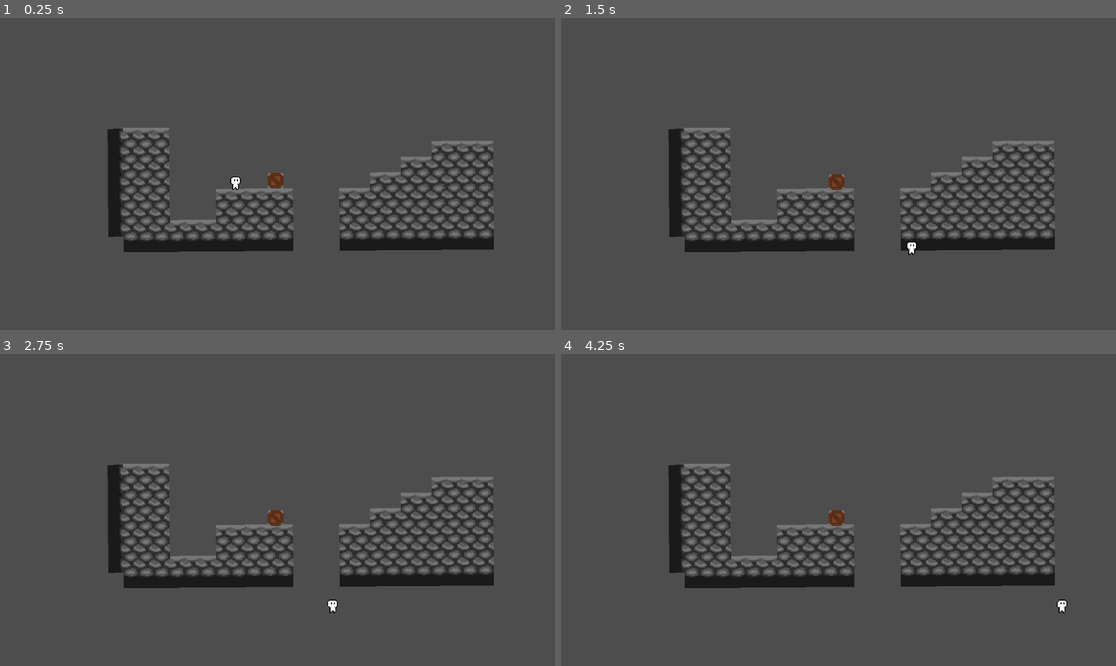
Above: before the commit, frames 1-4 (two rows, left to right).
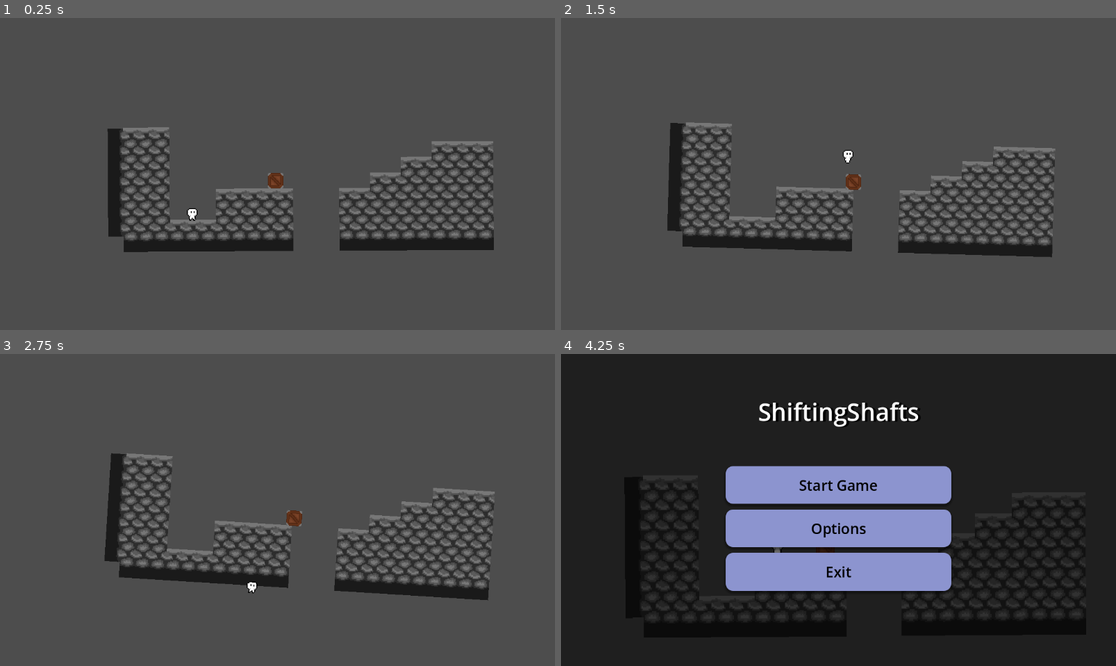
Above: after the commit, the same moments.

Repository: SamaraHacker/GamJam4-2025
Game: Godot game, scene res://Scenes/level_1.tscn
Same seed, same stepped clock (60 frames per second), same inputs: the game is played once before the commit and once after it.
Inputs (mouse positions are in pixels of both pictures, inside the frame that each line leads up to):
- Up to frame 1 (0.25 s): no input
- Up to frame 2 (1.5 s): tap Enter (ui_accept) at 0.5, 1.35 s; move the mouse to (960, 158) at 0.52 s; hold Enter (ui_accept) 0.53-1.28 s; hold Right (ui_right) from 0.53 s (still down); click (960, 158) at 0.67 s; move the mouse to (727, 189) at 1.27 s; click (727, 189) at 1.42 s
- Up to frame 3 (2.75 s): tap Enter (ui_accept) at 1.52, 1.82 s; move the mouse to (333, 441) at 2.02 s; release Right (ui_right) at 2.03 s; hold Left (ui_left) from 2.03 s (still down); hold Enter (ui_accept) from 2.03 s (still down); click (333, 441) at 2.17 s
- Up to frame 4 (4.25 s): move the mouse to (810, 572) at 2.77 s; release Left (ui_left) at 2.78 s; release Enter (ui_accept) at 2.78 s; hold Right (ui_right) from 2.78 s (still down); tap Enter (ui_accept) at 2.85, 3.02, 3.32 s; click (810, 572) at 2.92 s; move the mouse to (1005, 556) at 3.52 s; hold Enter (ui_accept) from 3.53 s (still down); click (1005, 556) at 3.67 s; tap Escape (ui_cancel) at 4.15 s

The runs differ from the first frame. In frame 1, 0.6% of the frame differs, in the area x 19-89%, y 34-76%; in frame 2, 9.4%; in frame 3, 10%; in frame 4, 96%, in the area x 0-100%, y 0-100%.

Commit message:
I am tired

Diff:
--- /dev/null
+++ b/shiftingshafts/Scenes/Menu/input_button.tscn
@@ -0,0 +1,48 @@
+[gd_scene load_steps=3 format=3 uid="uid://cpdh0xr4ly4es"]
+
+[sub_resource type="StyleBoxFlat" id="StyleBoxFlat_mua3e"]
+bg_color = Color(1, 1, 1, 0.537255)
+
+[sub_resource type="StyleBoxFlat" id="StyleBoxFlat_gnx7n"]
+bg_color = Color(0, 0, 0, 0.411765)
+
+[node name="InputButton" type="Button"]
+custom_minimum_size = Vector2(800, 30)
+size_flags_horizontal = 4
+size_flags_vertical = 2
+focus_mode = 0
+theme_override_styles/hover = SubResource("StyleBoxFlat_mua3e")
+theme_override_styles/pressed = SubResource("StyleBoxFlat_mua3e")
+theme_override_styles/normal = SubResource("StyleBoxFlat_gnx7n")
+
+[node name="MarginContainer" type="MarginContainer" parent="."]
+layout_mode = 1
+anchors_preset = 15
+anchor_right = 1.0
+anchor_bottom = 1.0
+grow_horizontal = 2
+grow_vertical = 2
+theme_override_constants/margin_left = 4
+theme_override_constants/margin_top = 3
+theme_override_constants/margin_right = 4
+theme_override_constants/margin_bottom = 2
+
+[node name="HBoxContainer" type="HBoxContainer" parent="MarginContainer"]
+layout_mode = 2
+
+[node name="LabelAction" type="Label" parent="MarginContainer/HBoxContainer"]
+layout_mode = 2
+mouse_filter = 1
+theme_override_font_sizes/font_size = 18
+text = "Action Name"
+vertical_alignment = 1
+
+[node name="Control" type="Control" parent="MarginContainer/HBoxContainer"]
+layout_mode = 2
+size_flags_horizontal = 3
+mouse_filter = 1
+
+[node name="LabelInput" type="Label" parent="MarginContainer/HBoxContainer"]
+layout_mode = 2
+text = "Input Key"
+vertical_alignment = 1
--- /dev/null
+++ b/shiftingshafts/Scenes/Menu/input_settings.gd
@@ -0,0 +1,73 @@
+extends Control
+
+@onready var input_button_scene = preload("res://Scenes/Menu/input_button.tscn")
+@onready var action_list = $MarginContainer/ActionList
+
+var is_remapping = false
+var action_to_remap = null
+var remapping_button = null
+
+var input_actions = {
+	"ui_accept": "Move up",
+	"ui_left": "Move left",
+	"ui_right": "Move right",
+	"ui_cancel": "Escape"
+}
+
+func _ready():
+	_create_action_list()
+
+func _create_action_list():
+	InputMap.load_from_project_settings()
+	for item in action_list.get_children():
+		item.queue_free()
+
+	for action in input_actions:
+		var button = input_button_scene.instantiate()
+		var action_label = button.find_child("LabelAction")
+		var input_label = button.find_child("LabelInput")
+
+		action_label.text = input_actions[action]
+
+		#var events = input_actions[action].action_get_events(action)
+		var events = InputMap.action_get_events(action)
+		if events.size() > 0:
+			input_label.text = events[0].as_text().trim_suffix(" (Physical)")
+		else:
+			input_label.text = ""
+
+		action_list.add_child(button)
+		button.pressed.connect(_on_input_button_pressed.bind(button, action))
+
+func _on_input_button_pressed(button, action):
+	if !is_remapping:
+		is_remapping = true
+		action_to_remap = action
+		remapping_button = button
+		button.find_child("LabelInput").text = "Press key to bind ..."
+
+func _input(event):
+	if is_remapping:
+		if (
+			event is InputEventKey ||
+			(event is InputEventMouseButton && event.pressed)
+		):
+
+			if event is InputEventMouseButton && event.double_click:
+				event.double_click = false
+			InputMap.action_erase_events(action_to_remap)
+			InputMap.action_add_event(action_to_remap, event)
+			_update_action_list(remapping_button, event)
+
+			is_remapping = false
+			action_to_remap = null
+			remapping_button = null
+
+			accept_event()
+
+func _update_action_list(button, event):
+	button.find_child("LabelInput").text = event.as_text().trim_suffix(" (Physical)")
+
+
+func _on_button_pressed() -> void:
+	_create_action_list()
--- a/shiftingshafts/Scenes/Menu/main_menu.tscn
+++ b/shiftingshafts/Scenes/Menu/main_menu.tscn
@@ -1,10 +1,10 @@
 [gd_scene load_steps=8 format=3 uid="uid://bbo6ksftbhiin"]
 
-[ext_resource type="Script" path="res://Scripts/main_menu.gd" id="1_s4uss"]
-[ext_resource type="Texture2D" uid="uid://cjfjp5jnb0gmk" path="res://Sprites/gameImage.png" id="2_qa8x0"]
+[ext_resource type="Script" path="res://Scripts/Menu/main_menu.gd" id="1_s4uss"]
+[ext_resource type="Texture2D" uid="uid://dle34ux3oe072" path="res://Sprites/MenuBackground.png" id="2_mlw6b"]
 
 [sub_resource type="StyleBoxTexture" id="StyleBoxTexture_ykhj4"]
-texture = ExtResource("2_qa8x0")
+texture = ExtResource("2_mlw6b")
 modulate_color = Color(0.412152, 0.412152, 0.412152, 1)
 
 [sub_resource type="StyleBoxEmpty" id="StyleBoxEmpty_jon35"]
--- a/shiftingshafts/Scenes/Menu/options_menu.tscn
+++ b/shiftingshafts/Scenes/Menu/options_menu.tscn
@@ -1,6 +1,6 @@
 [gd_scene load_steps=3 format=3 uid="uid://7nv326mgqjif"]
 
-[ext_resource type="Script" path="res://Scripts/options_menu.gd" id="1_sn4na"]
+[ext_resource type="Script" path="res://Scripts/Menu/options_menu.gd" id="1_sn4na"]
 [ext_resource type="PackedScene" uid="uid://b60jo7ysqxcal" path="res://Scenes/Menu/settings_tab_container.tscn" id="2_k0aen"]
 
 [node name="OptionsMenu" type="Control"]
--- /dev/null
+++ b/shiftingshafts/Scenes/Menu/settings_tab_container.gdshader
@@ -0,0 +1,25 @@
+shader_type canvas_item;
+
+uniform vec4 OLDCOLORMAIN : source_color;
+uniform vec4 OLDCOLORSECONDARY : source_color;
+
+uniform vec4 NEWCOLORMAIN : source_color;
+uniform vec4 NEWCOLORSECONDARY : source_color;
+
+
+void fragment() {
+    vec4 curr_color = texture(TEXTURE, UV);
+
+    // Use a threshold to compare the colors more reliably (to avoid precision issues)
+    float threshold = 0.01;  // Adjust as needed to allow for slight differences
+
+    if (distance(curr_color, OLDCOLORMAIN) < threshold) {
+        COLOR = NEWCOLORMAIN;
+    }
+    else if (distance(curr_color, OLDCOLORSECONDARY) < threshold){
+        COLOR = NEWCOLORSECONDARY;
+    }
+    else {
+        COLOR = curr_color;
+    }
+}
--- a/shiftingshafts/Scenes/Menu/settings_tab_container.tscn
+++ b/shiftingshafts/Scenes/Menu/settings_tab_container.tscn
@@ -1,6 +1,11 @@
-[gd_scene load_steps=3 format=3 uid="uid://b60jo7ysqxcal"]
+[gd_scene load_steps=12 format=3 uid="uid://b60jo7ysqxcal"]
 
 [ext_resource type="PackedScene" uid="uid://dqudh3t042pfl" path="res://Scenes/Menu/volume_slider.tscn" id="1_7stbu"]
+[ext_resource type="Shader" path="res://Scenes/Menu/settings_tab_container.gdshader" id="2_h3uow"]
+[ext_resource type="Script" path="res://Scenes/Menu/input_settings.gd" id="2_pvqxg"]
+[ext_resource type="Texture2D" uid="uid://c23pw2w0exaqa" path="res://Sprites/IdleAnimation.png" id="2_xjkk4"]
+[ext_resource type="PackedScene" uid="uid://cpdh0xr4ly4es" path="res://Scenes/Menu/input_button.tscn" id="3_g1wm3"]
+[ext_resource type="Script" path="res://Scripts/Menu/AnimatedScriptColorPicker.gd" id="4_1some"]
 
 [sub_resource type="StyleBoxFlat" id="StyleBoxFlat_on81i"]
 bg_color = Color(0.624999, 0.528839, 0.891467, 1)
@@ -10,6 +15,35 @@
 corner_radius_bottom_left = 15
 shadow_size = 5
 
+[sub_resource type="ShaderMaterial" id="ShaderMaterial_xmu4h"]
+shader = ExtResource("2_h3uow")
+shader_parameter/OLDCOLORMAIN = Color(1, 1, 1, 1)
+shader_parameter/OLDCOLORSECONDARY = Color(0.74902, 0.74902, 0.74902, 1)
+shader_parameter/NEWCOLORMAIN = Color(1, 1, 1, 1)
+shader_parameter/NEWCOLORSECONDARY = Color(0.74902, 0.74902, 0.74902, 1)
+
+[sub_resource type="AtlasTexture" id="AtlasTexture_bfsbu"]
+atlas = ExtResource("2_xjkk4")
+region = Rect2(0, 0, 16, 16)
+
+[sub_resource type="AtlasTexture" id="AtlasTexture_kskh2"]
+atlas = ExtResource("2_xjkk4")
+region = Rect2(16, 0, 16, 16)
+
+[sub_resource type="SpriteFrames" id="SpriteFrames_sq6rl"]
+animations = [{
+"frames": [{
+"duration": 1.0,
+"texture": SubResource("AtlasTexture_bfsbu")
+}, {
+"duration": 1.0,
+"texture": SubResource("AtlasTexture_kskh2")
+}],
+"loop": true,
+"name": &"default",
+"speed": 2.0
+}]
+
 [node name="Settings_Tab_container" type="Control"]
 layout_mode = 3
 anchors_preset = 15
@@ -31,9 +65,10 @@
 grow_horizontal = 2
 grow_vertical = 2
 tab_alignment = 1
-current_tab = 0
+current_tab = 1
 
 [node name="Sound" type="TabBar" parent="TabContainer"]
+visible = false
 layout_mode = 2
 metadata/_tab_index = 0
 
@@ -99,11 +134,65 @@
 bus_name = "sfx"
 
 [node name="Controls" type="TabBar" parent="TabContainer"]
+layout_mode = 2
+metadata/_tab_index = 1
+
+[node name="Control" type="Control" parent="TabContainer/Controls"]
+layout_mode = 1
+anchors_preset = 15
+anchor_right = 1.0
+anchor_bottom = 1.0
+grow_horizontal = 2
+grow_vertical = 2
+script = ExtResource("2_pvqxg")
+
+[node name="MarginContainer" type="MarginContainer" parent="TabContainer/Controls/Control"]
+layout_mode = 1
+anchors_preset = 15
+anchor_right = 1.0
+anchor_bottom = 1.0
+grow_horizontal = 2
+grow_vertical = 2
+theme_override_constants/margin_left = 24
+theme_override_constants/margin_top = 24
+theme_override_constants/margin_right = 24
+theme_override_constants/margin_bottom = 48
+
+[node name="ActionList" type="VBoxContainer" parent="TabContainer/Controls/Control/MarginContainer"]
+layout_mode = 2
+theme_override_constants/separation = -64
+alignment = 1
+
+[node name="InputButton" parent="TabContainer/Controls/Control/MarginContainer/ActionList" instance=ExtResource("3_g1wm3")]
+layout_mode = 2
+size_flags_vertical = 6
+
+[node name="InputButton2" parent="TabContainer/Controls/Control/MarginContainer/ActionList" instance=ExtResource("3_g1wm3")]
+layout_mode = 2
+size_flags_vertical = 6
+
+[node name="InputButton3" parent="TabContainer/Controls/Control/MarginContainer/ActionList" instance=ExtResource("3_g1wm3")]
+layout_mode = 2
+size_flags_vertical = 6
+
+[node name="InputButton4" parent="TabContainer/Controls/Control/MarginContainer/ActionList" instance=ExtResource("3_g1wm3")]
+layout_mode = 2
+size_flags_vertical = 6
+
+[node name="Button" type="Button" parent="TabContainer/Controls/Control/MarginContainer"]
+custom_minimum_size = Vector2(500, 24)
+layout_mode = 2
+size_flags_horizontal = 4
+size_flags_vertical = 8
+focus_mode = 0
+text = "Reset to Default"
+
+[node name="Character" type="TabBar" parent="TabContainer"]
 visible = false
 layout_mode = 2
-metadata/_tab_index = 1
-
-[node name="MarginContainer" type="MarginContainer" parent="TabContainer/Controls"]
+metadata/_tab_index = 2
+
+[node name="MarginContainer" type="MarginContainer" parent="TabContainer/Character"]
 layout_mode = 1
 anchors_preset = 15
 anchor_right = 1.0
@@ -115,29 +204,56 @@
 theme_override_constants/margin_right = 24
 theme_override_constants/margin_bottom = 24
 
-[node name="VBoxContainer" type="VBoxContainer" parent="TabContainer/Controls/MarginContainer"]
+[node name="VBoxContainer" type="VBoxContainer" parent="TabContainer/Character/MarginContainer"]
 layout_mode = 2
 theme_override_constants/separation = 64
 alignment = 1
 
-[node name="Character" type="TabBar" parent="TabContainer"]
-visible = false
-layout_mode = 2
-metadata/_tab_index = 2
-
-[node name="MarginContainer" type="MarginContainer" parent="TabContainer/Character"]
-layout_mode = 1
-anchors_preset = 15
-anchor_right = 1.0
-anchor_bottom = 1.0
-grow_horizontal = 2
-grow_vertical = 2
-theme_override_constants/margin_left = 24
-theme_override_constants/margin_top = 24
-theme_override_constants/margin_right = 24
-theme_override_constants/margin_bottom = 24
-
-[node name="VBoxContainer" type="VBoxContainer" parent="TabContainer/Character/MarginContainer"]
-layout_mode = 2
-theme_override_constants/separation = 64
-alignment = 1
+[node name="PanelContainer" type="PanelContainer" parent="TabContainer/Character/MarginContainer/VBoxContainer"]
+custom_minimum_size = Vector2(400, 400)
+layout_mode = 2
+size_flags_horizontal = 0
+size_flags_vertical = 4
+
+[node name="VBoxContainer" type="VBoxContainer" parent="TabContainer/Character/MarginContainer/VBoxContainer/PanelContainer"]
+custom_minimum_size = Vector2(375, 375)
+layout_mode = 2
+size_flags_horizontal = 4
+size_flags_vertical = 4
+
+[node name="MainColorLabel" type="Label" parent="TabContainer/Character/MarginContainer/VBoxContainer/PanelContainer/VBoxContainer"]
+layout_mode = 2
+text = "Main color"
+horizontal_alignment = 1
+vertical_alignment = 1
+
+[node name="MainColorPickerButton" type="ColorPickerButton" parent="TabContainer/Character/MarginContainer/VBoxContainer/PanelContainer/VBoxContainer"]
+custom_minimum_size = Vector2(300, 50)
+layout_mode = 2
+size_flags_horizontal = 4
+size_flags_vertical = 0
+color = Color(0.899258, 0.899258, 0.899258, 1)
+
+[node name="SecondaryColorLabel" type="Label" parent="TabContainer/Character/MarginContainer/VBoxContainer/PanelContainer/VBoxContainer"]
+layout_mode = 2
+text = "Secondary Color"
+horizontal_alignment = 1
+vertical_alignment = 1
+
+[node name="SecondaryColorPickerButton" type="ColorPickerButton" parent="TabContainer/Character/MarginContainer/VBoxContainer/PanelContainer/VBoxContainer"]
+custom_minimum_size = Vector2(300, 50)
+layout_mode = 2
+size_flags_horizontal = 4
+size_flags_vertical = 4
+color = Color(0.74902, 0.74902, 0.74902, 1)
+
+[node name="AnimatedSprite2D" type="AnimatedSprite2D" parent="TabContainer/Character/MarginContainer/VBoxContainer/PanelContainer/VBoxContainer"]
+material = SubResource("ShaderMaterial_xmu4h")
+position = Vector2(182, 275)
+scale = Vector2(10, 10)
+sprite_frames = SubResource("SpriteFrames_sq6rl")
+script = ExtResource("4_1some")
+
+[connection signal="pressed" from="TabContainer/Controls/Control/MarginContainer/Button" to="TabContainer/Controls/Control" method="_on_button_pressed"]
+[connection signal="color_changed" from="TabContainer/Character/MarginContainer/VBoxContainer/PanelContainer/VBoxContainer/MainColorPickerButton" to="TabContainer/Character/MarginContainer/VBoxContainer/PanelContainer/VBoxContainer/AnimatedSprite2D" method="_on_main_color_picker_color_changed"]
+[connection signal="color_changed" from="TabContainer/Character/MarginContainer/VBoxContainer/PanelContainer/VBoxContainer/SecondaryColorPickerButton" to="TabContainer/Character/MarginContainer/VBoxContainer/PanelContainer/VBoxContainer/AnimatedSprite2D" method="_on_color_picker_button_color_changed"]
--- a/shiftingshafts/Scenes/level_1.tscn
+++ b/shiftingshafts/Scenes/level_1.tscn
@@ -45,7 +45,7 @@
 position = Vector2(-2, -7)
 
 [node name="Player" parent="Camera2D/Map" instance=ExtResource("1_lp86p")]
-position = Vector2(-43, 9)
+position = Vector2(-88, 36)
 
 [node name="StaticBody2D" type="StaticBody2D" parent="Camera2D/Map"]
 
--- a/shiftingshafts/Scenes/music.tscn
+++ b/shiftingshafts/Scenes/music.tscn
@@ -1,7 +1,8 @@
-[gd_scene load_steps=2 format=3 uid="uid://bfbg844hembeo"]
+[gd_scene load_steps=2 format=3 uid="uid://bxd7kcacp76tv"]
 
 [ext_resource type="AudioStream" uid="uid://sp7d2cf5m3in" path="res://Sounds/GameMsc.wav" id="1_kfp44"]
 
 [node name="Music" type="AudioStreamPlayer2D"]
 stream = ExtResource("1_kfp44")
 autoplay = true
+bus = &"music"
--- /dev/null
+++ b/shiftingshafts/Scenes/player.gdshader
@@ -0,0 +1,24 @@
+shader_type canvas_item;
+
+uniform vec4 OLDCOLORMAIN : source_color;
+uniform vec4 OLDCOLORSECONDARY : source_color;
+
+uniform vec4 NEWCOLORMAIN : source_color;
+uniform vec4 NEWCOLORSECONDARY : source_color;
+
+void fragment() {
+	vec4 curr_color = texture(TEXTURE, UV);
+
+	// Compare with some tolerance for minor differences
+	float tolerance = 0.01;
+
+	if (distance(curr_color.rgb, OLDCOLORMAIN.rgb) < tolerance) {
+		COLOR = vec4(NEWCOLORMAIN.rgb, curr_color.a);
+	}
+	else if (distance(curr_color.rgb, OLDCOLORSECONDARY.rgb) < tolerance) {
+		COLOR = vec4(NEWCOLORSECONDARY.rgb, curr_color.a);
+	}
+	else {
+		COLOR = curr_color;
+	}
+}
--- a/shiftingshafts/Scenes/player.tscn
+++ b/shiftingshafts/Scenes/player.tscn
@@ -1,29 +1,105 @@
-[gd_scene load_steps=7 format=3 uid="uid://bn6a5og2sdpy4"]
+[gd_scene load_steps=12 format=3 uid="uid://bn6a5og2sdpy4"]
 
 [ext_resource type="Script" path="res://Scripts/player.gd" id="1_geluq"]
-[ext_resource type="Texture2D" uid="uid://c23pw2w0exaqa" path="res://Sprites/IdleAnimation.png" id="1_wrule"]
+[ext_resource type="Shader" path="res://Scenes/player.gdshader" id="2_5d8rr"]
+[ext_resource type="Texture2D" uid="uid://cevsyf6db7ker" path="res://Sprites/spriteSheetBlub.png" id="3_r2rtg"]
 
-[sub_resource type="AtlasTexture" id="AtlasTexture_bfsbu"]
-atlas = ExtResource("1_wrule")
-region = Rect2(0, 0, 16, 16)
+[sub_resource type="ShaderMaterial" id="ShaderMaterial_kqnyk"]
+shader = ExtResource("2_5d8rr")
+shader_parameter/OLDCOLORMAIN = Color(1, 1, 1, 1)
+shader_parameter/OLDCOLORSECONDARY = Color(0.74902, 0.74902, 0.74902, 1)
+shader_parameter/NEWCOLORMAIN = Color(1, 1, 1, 1)
+shader_parameter/NEWCOLORSECONDARY = Color(0.74902, 0.74902, 0.74902, 1)
 
-[sub_resource type="AtlasTexture" id="AtlasTexture_kskh2"]
-atlas = ExtResource("1_wrule")
-region = Rect2(16, 0, 16, 16)
+[sub_resource type="Animation" id="Animation_x43em"]
+resource_name = "Idle"
+length = 0.8
+loop_mode = 1
+tracks/0/type = "value"
+tracks/0/imported = false
+tracks/0/enabled = true
+tracks/0/path = NodePath("Sprite2D:frame")
+tracks/0/interp = 1
+tracks/0/loop_wrap = true
+tracks/0/keys = {
+"times": PackedFloat32Array(0, 0.2, 0.4, 0.6),
+"transitions": PackedFloat32Array(1, 1, 1, 1),
+"update": 1,
+"values": [0, 1, 2, 3]
+}
 
-[sub_resource type="SpriteFrames" id="SpriteFrames_lbkth"]
-animations = [{
-"frames": [{
-"duration": 1.0,
-"texture": SubResource("AtlasTexture_bfsbu")
-}, {
-"duration": 1.0,
-"texture": SubResource("AtlasTexture_kskh2")
-}],
-"loop": true,
-"name": &"default",
-"speed": 2.0
-}]
+[sub_resource type="Animation" id="Animation_u6h0u"]
+length = 0.001
+tracks/0/type = "value"
+tracks/0/imported = false
+tracks/0/enabled = true
+tracks/0/path = NodePath("Sprite2D:frame")
+tracks/0/interp = 1
+tracks/0/loop_wrap = true
+tracks/0/keys = {
+"times": PackedFloat32Array(0),
+"transitions": PackedFloat32Array(1),
+"update": 1,
+"values": [0]
+}
+
+[sub_resource type="Animation" id="Animation_hqkft"]
+resource_name = "Walk"
+length = 0.75
+loop_mode = 1
+tracks/0/type = "value"
+tracks/0/imported = false
+tracks/0/enabled = true
+tracks/0/path = NodePath("Sprite2D:frame")
+tracks/0/interp = 1
+tracks/0/loop_wrap = true
+tracks/0/keys = {
+"times": PackedFloat32Array(0, 0.166667, 0.333333, 0.5),
+"transitions": PackedFloat32Array(1, 1, 1, 1),
+"update": 1,
+"values": [4, 5, 6, 7]
+}
+
+[sub_resource type="Animation" id="Animation_bhote"]
+resource_name = "Push"
+length = 1.2
+loop_mode = 1
+tracks/0/type = "value"
+tracks/0/imported = false
+tracks/0/enabled = true
+tracks/0/path = NodePath("Sprite2D:frame")
+tracks/0/interp = 1
+tracks/0/loop_wrap = true
+tracks/0/keys = {
+"times": PackedFloat32Array(0, 0.3, 0.6, 0.9),
+"transitions": PackedFloat32Array(1, 1, 1, 1),
+"update": 1,
+"values": [16, 17, 18, 19]
+}
+
+[sub_resource type="Animation" id="Animation_xa3od"]
+resource_name = "Jump"
+tracks/0/type = "value"
+tracks/0/imported = false
+tracks/0/enabled = true
+tracks/0/path = NodePath("Sprite2D:frame")
+tracks/0/interp = 1
+tracks/0/loop_wrap = true
+tracks/0/keys = {
+"times": PackedFloat32Array(0, 0.1),
+"transitions": PackedFloat32Array(1, 1),
+"update": 1,
+"values": [12, 13]
+}
+
+[sub_resource type="AnimationLibrary" id="AnimationLibrary_ki0j6"]
+_data = {
+"Idle": SubResource("Animation_x43em"),
+"Jump": SubResource("Animation_xa3od"),
+"Push": SubResource("Animation_bhote"),
+"RESET": SubResource("Animation_u6h0u"),
+"Walk": SubResource("Animation_hqkft")
+}
 
 [sub_resource type="RectangleShape2D" id="RectangleShape2D_0hbjk"]
 size = Vector2(6, 12)
@@ -31,9 +107,17 @@
 [node name="Player" type="CharacterBody2D"]
 script = ExtResource("1_geluq")
 
-[node name="AnimatedSprite2D" type="AnimatedSprite2D" parent="."]
-sprite_frames = SubResource("SpriteFrames_lbkth")
-frame_progress = 0.138932
+[node name="Sprite2D" type="Sprite2D" parent="."]
+material = SubResource("ShaderMaterial_kqnyk")
+texture = ExtResource("3_r2rtg")
+hframes = 4
+vframes = 5
+
+[node name="AnimationPlayer" type="AnimationPlayer" parent="Sprite2D"]
+root_node = NodePath("../..")
+libraries = {
+"": SubResource("AnimationLibrary_ki0j6")
+}
 
 [node name="CollisionShape2D" type="CollisionShape2D" parent="." groups=["player"]]
 position = Vector2(-1, 2)
--- /dev/null
+++ b/shiftingshafts/Scripts/Global.gd
@@ -0,0 +1,4 @@
+extends Node
+
+var player_main_color : Color = Color(1, 1, 1)  # Default color (white)
+var player_secondary_color : Color = Color(0.8, 0.8, 0.8)
--- /dev/null
+++ b/shiftingshafts/Scripts/Menu/AnimatedScriptColorPicker.gd
@@ -0,0 +1,21 @@
+extends AnimatedSprite2D
+
+@onready var main_color_picker : ColorPickerButton = get_node_or_null("../MainColorPickerButton")
+@onready var secondary_color_picker : ColorPickerButton = get_node_or_null("../SecondaryColorPickerButton")
+
+func _ready():
+	main_color_picker.color = Global.player_main_color
+	secondary_color_picker.color = Global.player_secondary_color
+	(self.material as ShaderMaterial).set_shader_parameter("NEWCOLORMAIN", Global.player_main_color)
+	(self.material as ShaderMaterial).set_shader_parameter("NEWCOLORSECONDARY", Global.player_secondary_color)
+
+func _on_main_color_picker_color_changed(color: Color) -> void:
+	Global.player_main_color = color
+	if self.material is ShaderMaterial:
+		(self.material as ShaderMaterial).set_shader_parameter("NEWCOLORMAIN", Global.player_main_color)
+
+func _on_color_picker_button_color_changed(color: Color) -> void:
+	Global.player_secondary_color = color
+	if self.material is ShaderMaterial:
+		(self.material as ShaderMaterial).set_shader_parameter("NEWCOLORSECONDARY", Global.player_secondary_color)
+	print("worked")
--- a/shiftingshafts/Scripts/main_menu.gd
+++ b/shiftingshafts/Scripts/Menu/main_menu.gd
@@ -3,7 +3,7 @@
 
 
 func _on_start_pressed() -> void:
-	get_tree().change_scene_to_file("res://Scenes/Levels/level_1.tscn")
+	get_tree().change_scene_to_file("res://Scenes/level_1.tscn")
 	pass # Replace with function body.
 
 
--- a/shiftingshafts/Scripts/map.gd
+++ b/shiftingshafts/Scripts/map.gd
@@ -15,13 +15,10 @@
 	elif maxRotation < -30:
 		maxRotation = -30
 
-	if rotation_degrees > maxRotation:
-		rotation_degrees = maxRotation
-	elif rotation_degrees < maxRotation:
-		rotation_degrees = maxRotation
-	elif rotation_degrees < maxRotation and rotation_degrees > -maxRotation:
-		rotation_degrees += boxLocation*rotationScalar
+	#var currentRotation = rotation_degrees
+	#rotation_degrees = maxRotation
 
+	rotation_degrees = lerp_angle(rotation_degrees, maxRotation, 0.1)
 	#box.rotation_degrees = rotation_degrees
-	box.global_rotation = global_rotation
+	#box.global_rotation = global_rotation
 	box.global_rotation_degrees = global_rotation_degrees
--- a/shiftingshafts/Scripts/player.gd
+++ b/shiftingshafts/Scripts/player.gd
@@ -10,9 +10,34 @@
 var canJump = false
 var jumpTicks = 0
 var jumpPressed = false
+var pushing = false
+
+var pushTime = 0
 
 var collisionBox = CollisionShape2D.new()
 
+@onready var sprite_2d: Sprite2D = $Sprite2D
+
+func _input(event):
+	if event.is_action_pressed("ui_cancel"):  # This is for the Escape key
+		get_tree().change_scene_to_file("res://Scenes/Menu/main_menu.tscn")
+
+
+func _ready():
+	$Sprite2D/AnimationPlayer.play("Idle")
+
+	print("Player ready!")
+	update_player_colors()
+
+func update_player_colors():
+	print("Updating player colors!")
+	var shader_material := sprite_2d.material as ShaderMaterial
+	if shader_material:
+		print("Setting shader parameters!")
+		shader_material.set_shader_parameter("NEWCOLORMAIN", Global.player_main_color)
+		shader_material.set_shader_parameter("NEWCOLORSECONDARY", Global.player_secondary_color)
+	else:
+		print("ShaderMaterial not found on Sprite2D!")
 
 func _physics_process(delta: float) -> void:
 	# Add the gravity.
@@ -21,10 +46,16 @@
 
 	# Handle jump.
 	if Input.is_action_pressed("ui_accept") and canJump:
+		$Sprite2D/AnimationPlayer.play("Jump")
 		velocity.y = JUMP_VELOCITY
 		jumpTicks = 0
 
 	if is_on_floor():
+		if not(Input.is_action_pressed("ui_left") or Input.is_action_pressed("ui_right")):
+			$Sprite2D/AnimationPlayer.play("Idle")
+		elif (not pushing) and Time.get_ticks_msec() > pushTime:
+			$Sprite2D/AnimationPlayer.play("Walk")
+
 		canJump = true
 		jumpTicks = 5
 
@@ -32,6 +63,7 @@
 		canJump = false
 	jumpTicks-=1
 
+	pushing = false
 	for i in get_slide_collision_count():
 		var collision = get_slide_collision(i)
 		#if collisionBox.is_in_group("boxes") and not collision.get_collider() == collisionBox:
@@ -39,6 +71,10 @@
 		collisionBox = collision.get_collider()
 		if collisionBox.is_in_group("boxes") and abs(collisionBox.get_linear_velocity().x)< MAX_VELOCITY:
 		#	collisionBox.lock_rotation = true
+			pushing = true
+			if is_on_floor():
+				pushTime = Time.get_ticks_msec()+200
+				$Sprite2D/AnimationPlayer.play("Push")
 			collisionBox.apply_central_impulse(collision.get_normal()*-PUSH_SPEED)
 
 
--- a/shiftingshafts/project.godot
+++ b/shiftingshafts/project.godot
@@ -18,6 +18,7 @@
 [autoload]
 
 Music="*res://Scenes/music.tscn"
+Global="*res://Scripts/Global.gd"
 
 [dotnet]
 
Not shown: 1 places in shiftingshafts/Scenes/level_1.tscn that only renumber resources
Renamed: shiftingshafts/Scripts/options_menu.gd -> shiftingshafts/Scripts/Menu/options_menu.gd
Binary file added: shiftingshafts/Sprites/MenuBackground.png
Not shown, changed: shiftingshafts/Sprites/MenuBackground.png.import
Binary file removed: shiftingshafts/Sprites/gameImage.png
Binary file added: shiftingshafts/Sprites/spriteSheetBlub.png
Not shown, added: shiftingshafts/Sprites/spriteSheetBlub.png.import
